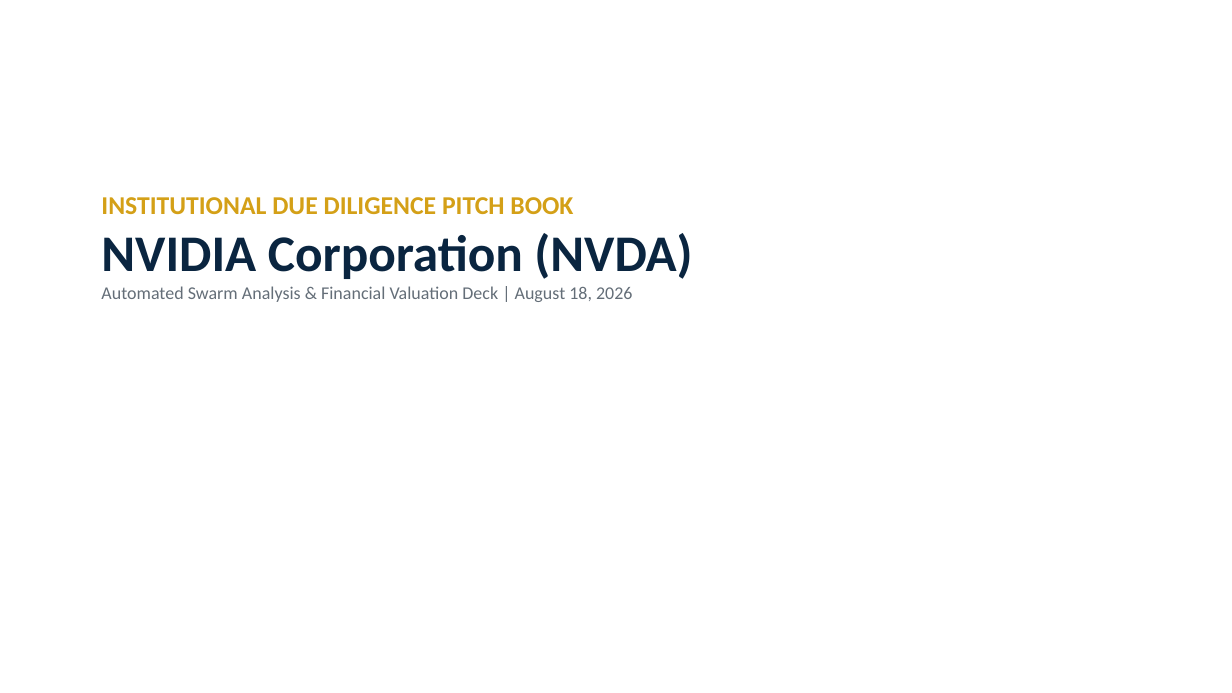
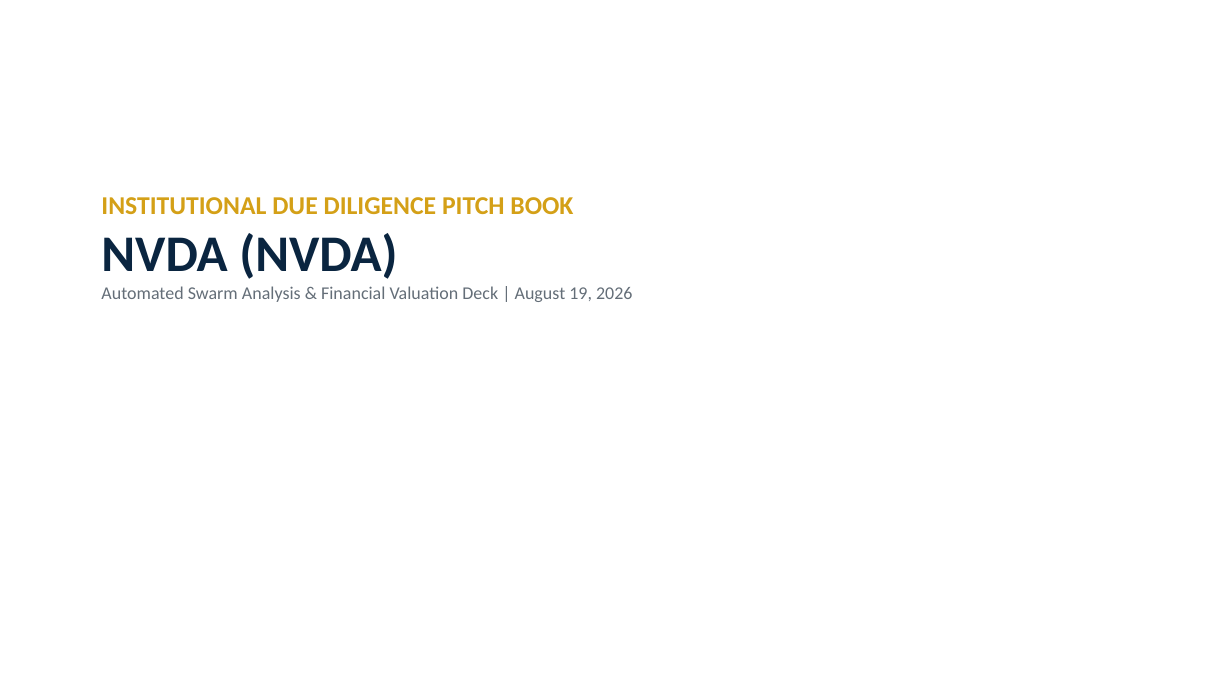
Before and after one commit to rhythem27/Aether, a slide deck: slide 1 of exports/pitchbooks/NVDA_Institutional_Pitchbook.pptx. Drawn at 1232x693 pixels with LibreOffice and Linux fonts; fonts in the diff are those of the drawing. Boxes give left, top, right and bottom in pixels: in the first picture for what was removed or moved away, otherwise in the second. Text is boxed around its words. In the diff, an @@ line names an element or a change of style, - is before the commit and + after.

```diff
--- a/exports/pitchbooks/NVDA_Institutional_Pitchbook.pptx
+++ b/exports/pitchbooks/NVDA_Institutional_Pitchbook.pptx
@@ text at (101,233,632,302): text changed @@
-NVIDIA Corporation (NVDA)
-Automated Swarm Analysis & Financial Valuation Deck | August 18, 2026
+NVDA (NVDA)
+Automated Swarm Analysis & Financial Valuation Deck | August 19, 2026
```
Also in this commit, not shown: 1 other slide changed, 10 other files.
